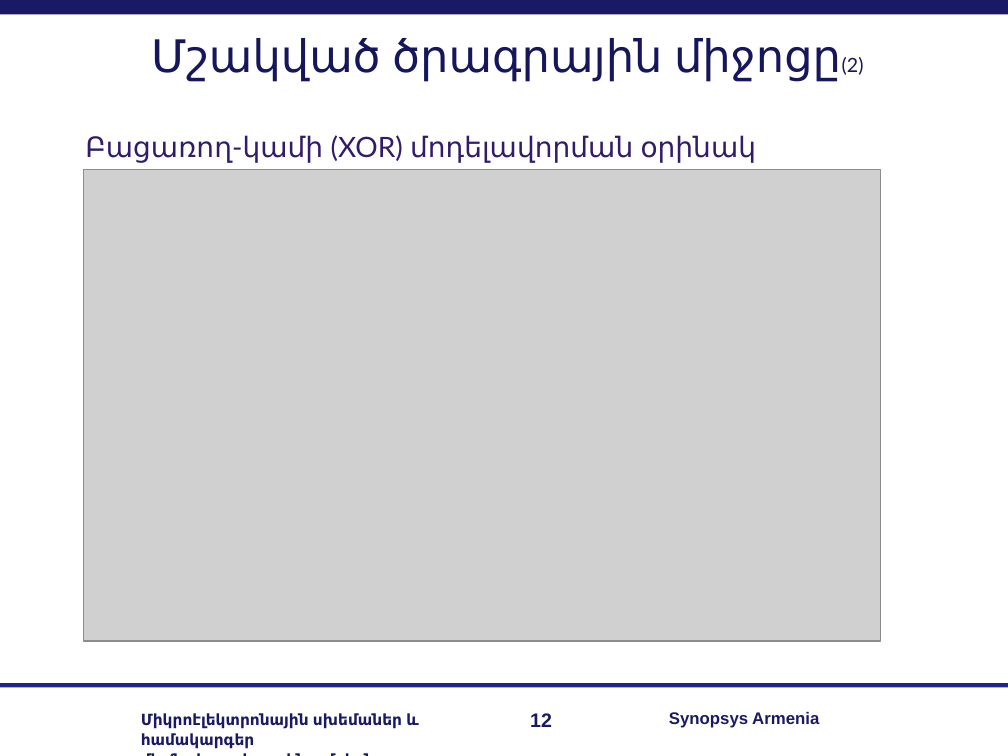
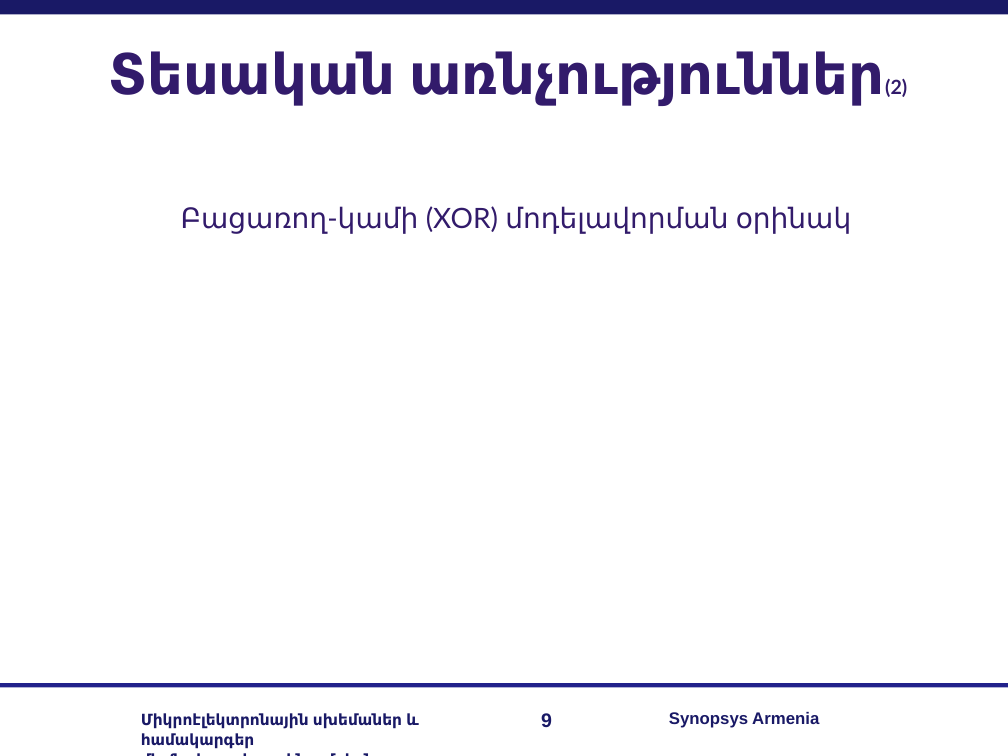
Before and after one commit to RazKarapetyan/Master_thesis, a slide deck: slide 9 of My real work/my_master_slides.ppt (slide 12 before the commit). Drawn at 1008x756 pixels with LibreOffice and Linux fonts; fonts in the diff are those of the drawing; grey boxes stand for pictures; background and template pictures are left out. Boxes give left, top, right and bottom in pixels: in the first picture for what was removed or moved away, otherwise in the second. Text is boxed around its words. In the diff, an @@ line names an element or a change of style, - is before the commit and + after.

```diff
--- a/My real work/my_master_slides.ppt
+++ b/My real work/my_master_slides.ppt
@@ title at box(108, 51, 907, 105): text changed; size 32 to 40 pt; text colour #16165D to #321B6B; bold on @@
-Մշակված ծրագրային միջոցը(2)
+Տեսական առնչություններ(2)
@@ picture removed at box(84, 169, 880, 641) @@
@@ text "Բացառող-կամի (XOR) մոդելավորման օրինակ": place and size @@
-text "Բացառող-կամի (XOR) մոդելավորման օրինակ" at box(85, 135, 757, 163)
+text "Բացառող-կամի (XOR) մոդելավորման օրինակ" at box(181, 206, 852, 234)
@@ page number at box(541, 713, 552, 727): text changed @@
-12
+9
```
Also in this commit, not shown: 12 other slides changed, 1 slide added, 4 slides removed, 1 other file.
